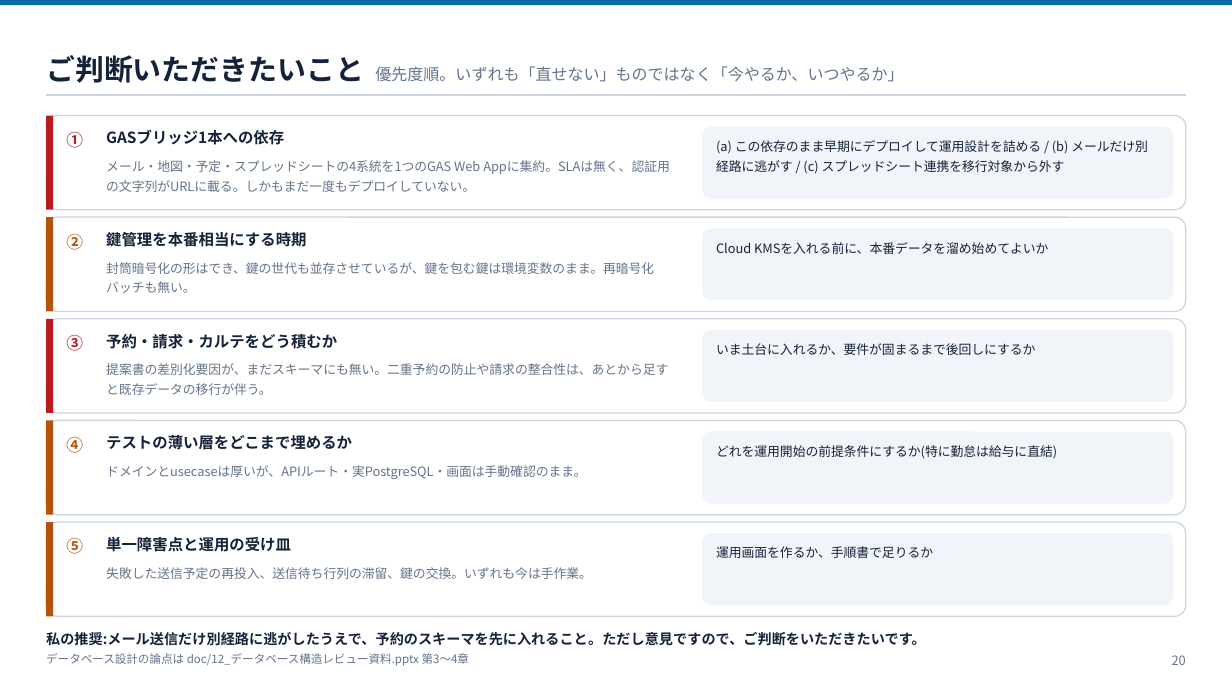
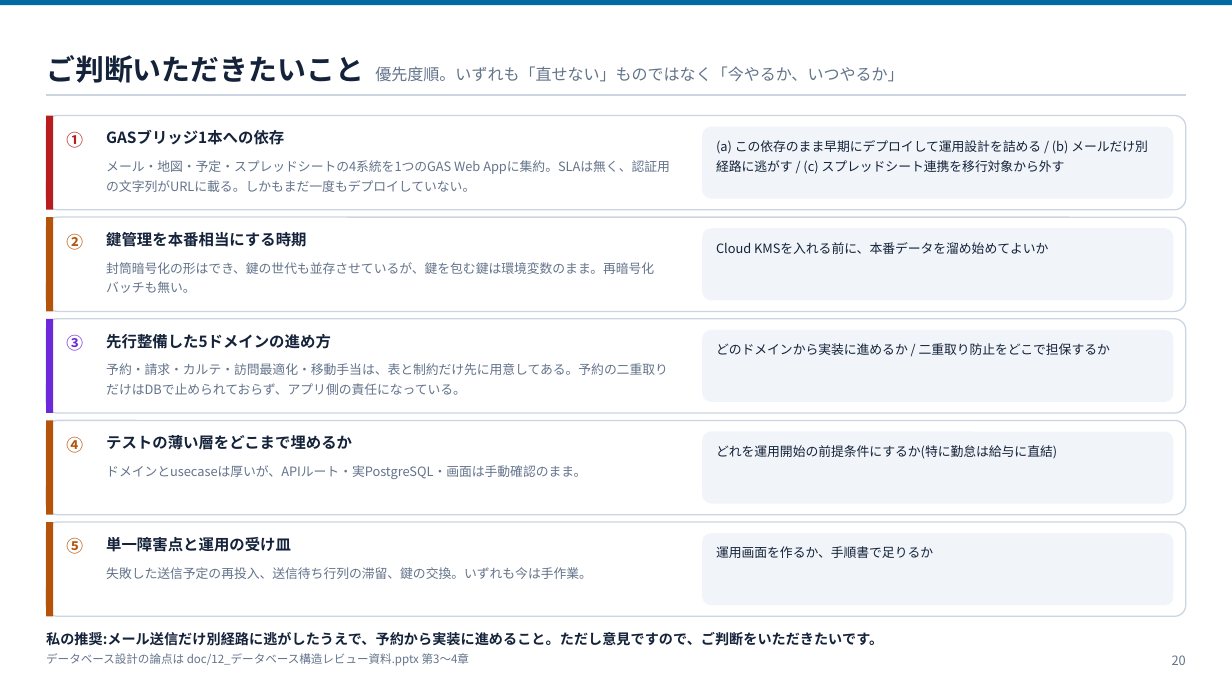
Before and after one commit to ohru131/katahimo-app, a slide deck: slide 20 of doc/13_アーキテクチャ説明資料.pptx. Drawn at 1232x693 pixels with LibreOffice and Linux fonts; fonts in the diff are those of the drawing. Boxes give left, top, right and bottom in pixels: in the first picture for what was removed or moved away, otherwise in the second. Text is boxed around its words. In the diff, an @@ line names an element or a change of style, - is before the commit and + after.

```diff
--- a/doc/13_アーキテクチャ説明資料.pptx
+++ b/doc/13_アーキテクチャ説明資料.pptx
@@ rectangle at (46,319,53,413): fill #B91C1C to #6D28D9 @@
@@ text "③" at (66,334,83,351): text colour #B91C1C to #6D28D9 @@
@@ text at (106,334,331,349): text changed @@
-予約・請求・カルテをどう積むか
+先行整備した5ドメインの進め方
@@ text at (716,343,1110,355): text changed @@
-いま土台に入れるか、要件が固まるまで後回しにするか
+どのドメインから実装に進めるか / 二重取り防止をどこで担保するか
@@ text at (106,363,668,395): text changed @@
-提案書の差別化要因が、まだスキーマにも無い。二重予約の防止や請求の整合性は、あとから足すと既存データの移行が伴う。
+予約・請求・カルテ・訪問最適化・移動手当は、表と制約だけ先に用意してある。予約の二重取りだけはDBで止められておらず、アプリ側の責任になっている。
@@ text at (46,632,883,646): text changed @@
-私の推奨:メール送信だけ別経路に逃がしたうえで、予約のスキーマを先に入れること。ただし意見ですので、ご判断をいただきたいです。
+私の推奨:メール送信だけ別経路に逃がしたうえで、予約から実装に進めること。ただし意見ですので、ご判断をいただきたいです。
```
Also in this commit, not shown: 8 other slides changed, 5 other files.
